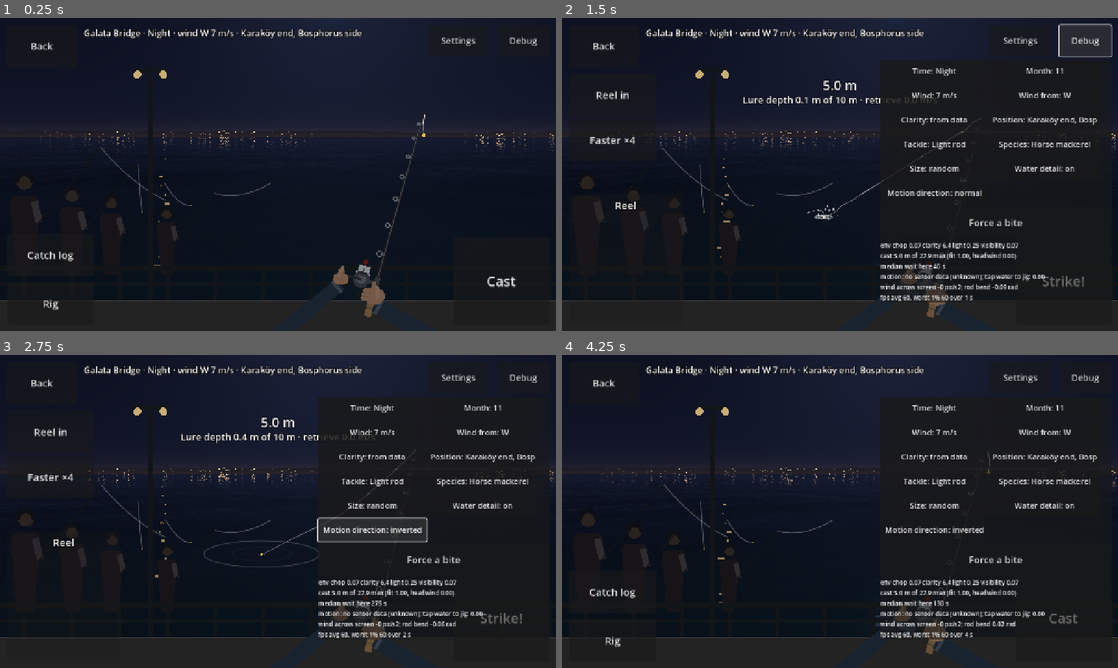
Above: before the commit, frames 1-4 (two rows, left to right).
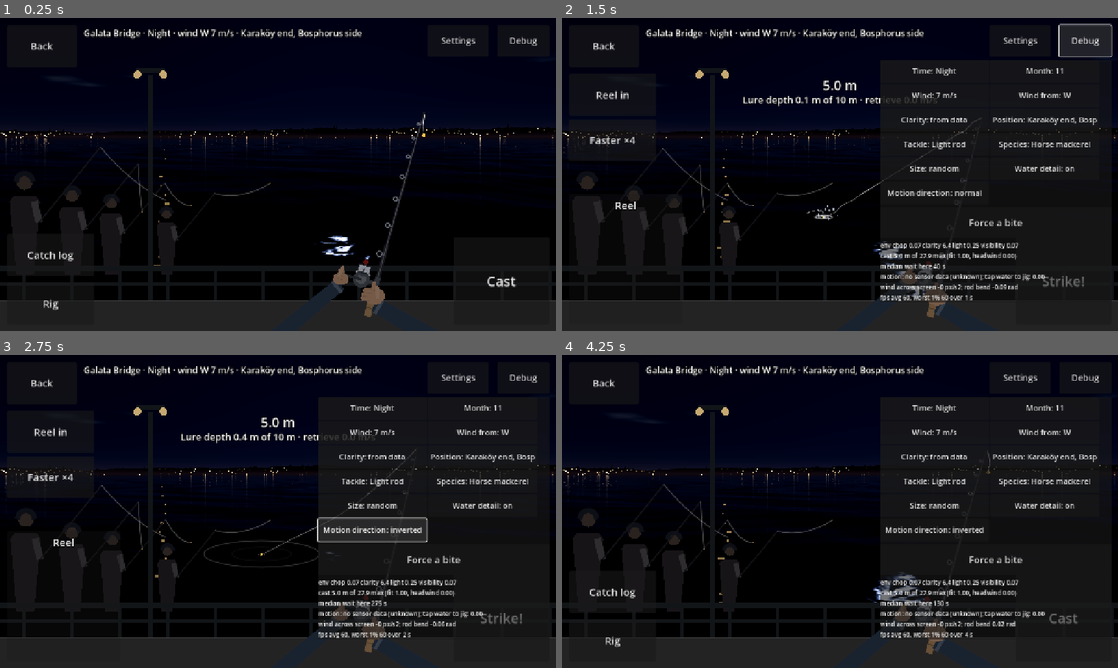
Above: after the commit, the same moments.

Repository: nextlevelcorp/mera
Game: Godot game, scene res://scenes/fishing/fishing_screen.tscn
The game is run twice, just before and just after one commit, with the same random seed, the same clock (stepped at 60 frames per second) and the same inputs. This scene is started directly instead of the project's main scene.
Inputs:
- Up to frame 1 (0.25 s): no input
- Up to frame 2 (1.5 s): click "Cast" at 0.5 s; click "Debug" at 1.25 s
- Up to frame 3 (2.75 s): click "Motion direction: normal" at 2 s
- Up to frame 4 (4.25 s): click "Strike!" at 2.75 s; click "Reel in" at 3.5 s

The runs differ from the first frame. In frame 1, 44% of the frame differs, in the area x 0-100%, y 0-91%; in frame 2, 23%; in frame 3, 23%; in frame 4, 26%.

Commit message:
Move the sea and sky to 3D: Gerstner waves, sky reflections, glitter, foam, HDR and glow
Co-Authored-By: Claude Opus 5.5 <noreply@anthropic.com>
Claude-Session: https://claude.ai/code/session_01HLtjWApGQCFy1cydAc4iD1

Diff:
--- a/game/tests/test_water_prototype.gd
+++ b/game/tests/test_water_prototype.gd
@@ -68,3 +68,42 @@
 	assert_true(far.y < near.y and far.y > 720 * 0.38, "farther water is higher on screen but below the horizon")
 	assert_near(near.y, (0.38 + 2.2 / (10.0 * 0.9)) * 720.0, "same formula as the shader")
 	scene.free()
+
+
+## The 3D sea's camera must put things where the 2D overlay draws them.
+## (Same projection Camera3D builds for a frustum camera that keeps height.)
+func test_3d_camera_matches_the_overlay_projection() -> void:
+	var cam := WaterView.make_camera()
+	for view: Vector2 in [Vector2(1280, 720), Vector2(1560, 720)]:
+		var proj := Projection.create_frustum_aspect(cam.size, view.x / view.y, cam.frustum_offset, cam.near, cam.far)
+		var view_m := Transform3D(Basis(), cam.position).affine_inverse()
+		for p: Vector3 in [Vector3(0, 0, 10), Vector3(3, 0, 25), Vector3(-6, 0.5, 40), Vector3(1, 2.0, 8)]:
+			var want := WaterView.project(Vector2(p.x, p.z), p.y, view)
+			var clip := proj * Vector4(Vector3(view_m * Vector3(p.x, p.y, -p.z)).x, Vector3(view_m * Vector3(p.x, p.y, -p.z)).y, Vector3(view_m * Vector3(p.x, p.y, -p.z)).z, 1.0)
+			var ndc := Vector2(clip.x / clip.w, clip.y / clip.w)
+			var got := Vector2((ndc.x * 0.5 + 0.5) * view.x, (0.5 - ndc.y * 0.5) * view.y)
+			assert_near(got.x, want.x, "x of %s at %s" % [str(p), str(view)], 0.5)
+			assert_near(got.y, want.y, "y of %s at %s" % [str(p), str(view)], 0.5)
+	cam.free()
+
+
+func test_sea_maps_and_grid() -> void:
+	var r := SeaMaps.ripple()
+	var c := SeaMaps.cloud()
+	assert_eq(r.get_width(), 256, "ripple normal map size")
+	assert_true(c.get_image().has_mipmaps(), "cloud map has mipmaps")
+	assert_true(SeaMaps.ripple() == r, "made once and shared")
+	var mesh := SeaMaps.build_grid(20, 10)
+	var aabb := mesh.get_aabb()
+	assert_true(aabb.position.z < -6000.0, "the sea reaches the horizon")
+	assert_true(aabb.end.z > -1.0, "and starts under the angler")
+
+
+func test_water_view_takes_the_conditions() -> void:
+	var w := WaterView.new()
+	w.set_conditions("night", 0.6, 0.3, 0.2)
+	assert_near(float(w.shader_parameter("chop")), 0.6, "chop reaches the sea")
+	assert_near(float(w.shader_parameter("city_lights")), 1.0, "night lights the shore")
+	w.set_detail(false)
+	assert_near(float(w.shader_parameter("detail")), 0.0, "detail can be switched off")
+	w.free()
--- /dev/null
+++ b/game/ui/sea/sea.gdshader
@@ -0,0 +1,128 @@
+shader_type spatial;
+render_mode unshaded, cull_disabled, skip_vertex_transform;
+// The sea as a real surface (owner, 2026-11-15: photorealistic graphics).
+// Gerstner waves move the vertices near the angler (crests sharpen and lean),
+// two scrolling normal maps add the wind ripples, and the colour comes from
+// Fresnel reflection of the same sky the background draws, light scattered
+// through the wave crests, the sun's glitter, whitecaps, wind slicks, the
+// shore lights' broken streaks and haze towards the horizon. Driven by the
+// simulation's chop (0..1), visibility (0..1) and light (0..1).
+
+#include "res://ui/sea/sea_sky.gdshaderinc"
+
+uniform float chop = 0.3;
+uniform float visibility = 0.5;
+uniform vec3 water_deep : source_color = vec3(0.03, 0.2, 0.35);
+uniform vec3 water_shallow : source_color = vec3(0.1, 0.45, 0.55);
+uniform vec2 wind = vec2(0.3, -1.0);
+// 1 adds wind slicks, finer ripples and whitecap texture; the debug menu
+// switches it off to measure its cost on the phone.
+uniform float detail = 1.0;
+uniform sampler2D ripple_tex : hint_normal, filter_linear_mipmap_anisotropic, repeat_enable;
+
+varying vec3 v_world;
+varying vec3 v_normal;
+varying float v_crest;
+
+const float G = 9.81;
+
+void gerstner(vec2 p, vec2 dir, float wavelength, float a, float q, inout vec3 offset, inout vec3 n) {
+	float k = 6.2831853 / wavelength;
+	float w = sqrt(G * k);
+	vec2 d = normalize(dir);
+	float th = k * dot(d, p) - w * TIME;
+	float c = cos(th);
+	float s = sin(th);
+	offset += vec3(q * a * d.x * c, a * s, q * a * d.y * c);
+	n += vec3(-d.x * k * a * c, -q * k * a * s, -d.y * k * a * c);
+}
+
+void vertex() {
+	vec3 p = VERTEX;   // the mesh is built in world metres, at the origin
+	float dist = length(p.xz);
+	float fade = 1.0 - smoothstep(40.0, 220.0, dist);
+	float amp = (0.04 + 0.26 * chop) * fade;
+	float q = 0.35 + 0.45 * chop;
+	vec2 wd = normalize(wind);
+	vec2 side = vec2(-wd.y, wd.x);
+	vec3 offset = vec3(0.0);
+	vec3 n = vec3(0.0, 1.0, 0.0);
+	gerstner(p.xz, wd, 9.0, amp, q, offset, n);
+	gerstner(p.xz, wd + side * 0.45, 5.3, amp * 0.55, q, offset, n);
+	gerstner(p.xz, wd - side * 0.6, 3.1, amp * 0.33, q, offset, n);
+	gerstner(p.xz, wd + side * 1.3, 1.7, amp * 0.18, q * 0.7, offset, n);
+	p += offset;
+	v_world = p;
+	v_normal = n;
+	v_crest = amp > 0.0 ? offset.y / (amp * 2.06) : 0.0;
+	VERTEX = (VIEW_MATRIX * vec4(p, 1.0)).xyz;
+}
+
+vec3 ripples(vec2 p, float strength) {
+	vec2 wd = normalize(wind);
+	vec3 a = texture(ripple_tex, p * 0.11 + wd * TIME * 0.035).rgb * 2.0 - 1.0;
+	vec3 b = texture(ripple_tex, p * vec2(0.29, 0.23) + vec2(-wd.y, wd.x) * TIME * 0.05 + 0.5).rgb * 2.0 - 1.0;
+	// Tangent space (x, y in the texture, z up) to world (x, z on the water, y up).
+	return vec3(a.x + b.x * detail, 0.0, a.y + b.y * detail) * strength;
+}
+
+void fragment() {
+	vec3 cam = CAMERA_POSITION_WORLD;
+	vec3 to_cam = cam - v_world;
+	float dist = length(to_cam.xz);
+	vec3 v = normalize(to_cam);
+	vec2 p = v_world.xz;
+
+	// Wind slicks: long smooth patches where films damp the ripples.
+	float slick = 0.0;
+	if (detail > 0.5) {
+		slick = smoothstep(0.55, 0.75, texture(cloud_tex, p * vec2(0.0045, 0.0016) + TIME * 0.0012).r) * (1.0 - 0.7 * chop);
+	}
+	float ripple = (0.16 + 0.34 * chop) * (1.0 - 0.8 * slick) / (1.0 + dist * 0.012);
+	vec3 n = normalize(normalize(v_normal) + ripples(p, ripple));
+
+	float ndv = max(dot(n, v), 0.0);
+	float fresnel = 0.02 + 0.98 * pow(1.0 - ndv, 5.0);
+	vec3 r = reflect(-v, n);
+	r.y = abs(r.y);
+	// Grazing reflections would pick the thin far shore up as dark dashes
+	// (aliasing on a phone screen); lift them above it. The shore lights get
+	// their own streaks below.
+	vec3 refl = sky_radiance(normalize(vec3(r.x, max(r.y, 0.045), r.z)));
+
+	// The water body: darker looking down into it, clearer water a little brighter.
+	vec3 body = mix(water_shallow, water_deep, smoothstep(0.15, 0.6, ndv)) * (0.35 + 0.65 * light) * (0.75 + 0.5 * visibility);
+	// Light through the crests: thin water lit from behind when facing the sun.
+	vec3 sun = normalize(sun_dir);
+	vec2 sun_h = normalize(sun.xz + vec2(1e-4));
+	float back = pow(max(dot(normalize(-v.xz + vec2(1e-4)), sun_h), 0.0), 3.0) * (1.0 - sun.y);
+	body += water_shallow * sun_color * clamp(v_crest, 0.0, 1.0) * back * 0.9 * light;
+
+	vec3 col = mix(body, refl, fresnel);
+
+	// Sun glitter: a sharp highlight and a broad sheen on the facets.
+	float rs = max(dot(r, sun), 0.0);
+	col += sun_color * sun_power * (pow(rs, 2400.0) * 70.0 + pow(rs, 500.0) * 1.3) * step(0.0, sun.y);
+
+	// Whitecaps on the crests when it blows, broken up by texture.
+	float crest = v_crest + (texture(cloud_tex, p * 0.21 + TIME * 0.01).r - 0.5) * 0.7;
+	float foam = smoothstep(0.55, 0.9, crest) * smoothstep(0.35, 1.0, chop);
+	if (detail > 0.5) {
+		foam *= smoothstep(0.3, 0.6, texture(cloud_tex, p * 0.9).r);
+	}
+	col = mix(col, vec3(0.92, 0.95, 1.0) * (0.2 + 0.8 * light), foam * 0.8);
+
+	// Shore lights reflected as long vertical streaks broken by the waves.
+	float night = smoothstep(0.4, 1.0, city_lights);
+	if (night > 0.0) {
+		vec3 rr = normalize(vec3(r.x + n.x * 0.04, max(abs(r.y) * 0.15, 0.0005), r.z));
+		float streak = far_shore(rr).y * smoothstep(30.0, 140.0, dist);
+		float broken = smoothstep(0.4, 0.7, texture(cloud_tex, vec2(p.x * 0.6, p.y * 0.05) + TIME * 0.02).r);
+		col += vec3(1.0, 0.75, 0.45) * streak * broken * night * 2.5;
+	}
+
+	// Air between the angler and far water.
+	vec3 haze = sky_radiance(normalize(vec3(-v.x, 0.004, -v.z)));
+	col = mix(col, haze, 1.0 - exp(-dist * 0.0011));
+	ALBEDO = col;
+}
--- /dev/null
+++ b/game/ui/sea/sea_maps.gd
@@ -0,0 +1,63 @@
+class_name SeaMaps
+extends RefCounted
+## Textures for the 3D sea and sky, made in code (no image assets): a tileable
+## ripple normal map and a tileable cloud and noise map. Seeded, so every run
+## draws the same sea. Made once and shared.
+
+static var _ripple: ImageTexture
+static var _cloud: ImageTexture
+
+
+static func ripple() -> ImageTexture:
+	if _ripple == null:
+		var noise := FastNoiseLite.new()
+		noise.seed = 11
+		noise.noise_type = FastNoiseLite.TYPE_SIMPLEX_SMOOTH
+		noise.frequency = 0.045
+		noise.fractal_type = FastNoiseLite.FRACTAL_FBM
+		noise.fractal_octaves = 3
+		var img := noise.get_seamless_image(256, 256)
+		img.convert(Image.FORMAT_RGBA8)
+		img.bump_map_to_normal_map(3.0)
+		img.generate_mipmaps()
+		_ripple = ImageTexture.create_from_image(img)
+	return _ripple
+
+
+static func cloud() -> ImageTexture:
+	if _cloud == null:
+		var noise := FastNoiseLite.new()
+		noise.seed = 23
+		noise.noise_type = FastNoiseLite.TYPE_PERLIN
+		noise.frequency = 0.012
+		noise.fractal_type = FastNoiseLite.FRACTAL_FBM
+		noise.fractal_octaves = 5
+		var img := noise.get_seamless_image(256, 256)
+		img.convert(Image.FORMAT_L8)
+		img.generate_mipmaps()
+		_cloud = ImageTexture.create_from_image(img)
+	return _cloud
+
+
+## The sea surface: rows spaced geometrically from under the angler to the
+## horizon, each row as wide as the view at that distance plus a margin, so
+## vertices are dense where waves are seen and sparse far away.
+static func build_grid(rows: int = 150, cols: int = 90, near_m: float = 0.5, far_m: float = 7000.0) -> ArrayMesh:
+	var st := SurfaceTool.new()
+	st.begin(Mesh.PRIMITIVE_TRIANGLES)
+	for r in rows:
+		var z := near_m * pow(far_m / near_m, float(r) / float(rows - 1))
+		var half := 1.5 * z + 12.0
+		for c in cols:
+			var x := lerpf(-half, half, float(c) / float(cols - 1))
+			st.add_vertex(Vector3(x, 0.0, -z))
+	for r in rows - 1:
+		for c in cols - 1:
+			var i := r * cols + c
+			st.add_index(i)
+			st.add_index(i + cols)
+			st.add_index(i + 1)
+			st.add_index(i + 1)
+			st.add_index(i + cols)
+			st.add_index(i + cols + 1)
+	return st.commit()
--- /dev/null
+++ b/game/ui/sea/sky.gdshader
@@ -0,0 +1,15 @@
+shader_type sky;
+// Sky of the 3D sea (sea_sky.gdshaderinc). Static: no TIME, so the sky is
+// not redrawn into reflections every frame on a phone.
+
+#include "res://ui/sea/sea_sky.gdshaderinc"
+
+void sky() {
+	vec3 d = EYEDIR;
+	if (d.y < 0.0) {
+		// Below the horizon only far water shows, where the sea mesh ends.
+		COLOR = sky_horizon * 0.55;
+	} else {
+		COLOR = sky_radiance(d);
+	}
+}
--- a/game/ui/water_view.gd
+++ b/game/ui/water_view.gd
@@ -1,74 +1,136 @@
 class_name WaterView
 extends Control
-## The realistic water (water_realistic.gdshader) as a reusable full-rect
-## control, driven by the simulation's chop, visibility and light, plus the
-## camera used to place things on it. The water prototype keeps its own copy
-## (to be merged later).
+## The sea and sky in 3D (owner, 2026-11-15: option A, photorealistic in
+## Godot): a Gerstner-wave sea mesh (ui/sea/sea.gdshader), a static sky
+## (ui/sea/sky.gdshader), HDR tonemapping and glow, and a camera that
+## reproduces project() exactly, so the 2D overlay (rod, line, rail, rings)
+## stays in place on the water. Driven by the simulation's chop, visibility
+## and light. The water prototype keeps the old 2D shader.
 
-const SHADER := preload("res://scenes/water_prototype/water_realistic.gdshader")
+const SEA_SHADER := preload("res://ui/sea/sea.gdshader")
+const SKY_SHADER := preload("res://ui/sea/sky.gdshader")
+const CAM_NEAR := 0.05
 const HORIZON := 0.38
 const CAM_HEIGHT := 2.2
 const FOV := 0.9
 const PALETTES := {
 	"dawn": [Color(0.25, 0.32, 0.5), Color(0.95, 0.65, 0.5), Color(0.07, 0.16, 0.25), Color(0.16, 0.33, 0.4)],
-	"day": [Color(0.25, 0.5, 0.85), Color(0.7, 0.85, 0.95), Color(0.03, 0.2, 0.35), Color(0.1, 0.45, 0.55)],
+	"day": [Color(0.25, 0.5, 0.85), Color(0.7, 0.85, 0.95), Color(0.02, 0.12, 0.2), Color(0.05, 0.26, 0.33)],
 	"evening": [Color(0.2, 0.2, 0.42), Color(0.98, 0.55, 0.3), Color(0.06, 0.12, 0.22), Color(0.2, 0.28, 0.35)],
 	"night": [Color(0.02, 0.03, 0.08), Color(0.08, 0.1, 0.18), Color(0.01, 0.03, 0.06), Color(0.03, 0.07, 0.1)],
 }
+## Sun (moon at night) direction in world space (x right, y up, -z away),
+## colour, and how bright its disc and glitter are.
 const SUNS := {
-	"dawn": [Vector3(0.3, 0.12, 1.0), Color(1.0, 0.72, 0.5)],
-	"day": [Vector3(0.2, 0.75, 0.6), Color(1.0, 0.96, 0.88)],
-	"evening": [Vector3(-0.25, 0.10, 1.0), Color(1.0, 0.55, 0.3)],
-	"night": [Vector3(0.15, 0.45, 0.9), Color(0.35, 0.4, 0.55)],
+	"dawn": [Vector3(0.3, 0.12, -1.0), Color(1.0, 0.72, 0.5), 1.0],
+	"day": [Vector3(0.2, 0.75, -0.6), Color(1.0, 0.96, 0.88), 1.0],
+	"evening": [Vector3(-0.25, 0.10, -1.0), Color(1.0, 0.55, 0.3), 1.0],
+	"night": [Vector3(0.15, 0.45, -0.9), Color(0.35, 0.4, 0.55), 0.06],
 }
+## Tonemap exposure per slot (design fill, tuned by eye on screenshots).
+const EXPOSURE := {"dawn": 1.0, "day": 0.95, "evening": 1.0, "night": 1.2}
 
 ## Far-shore lights by time of slot (generic city lights, design fill).
 const CITY_LIGHTS := {"dawn": 0.3, "day": 0.0, "evening": 0.35, "night": 1.0}
 
-var _material: ShaderMaterial
 var detail := true
+var camera: Camera3D
+var _sea: ShaderMaterial
+var _sky: ShaderMaterial
+var _env: Environment
+var _sun: DirectionalLight3D
 
 
 func _init() -> void:
 	set_anchors_preset(Control.PRESET_FULL_RECT)
 	mouse_filter = Control.MOUSE_FILTER_IGNORE
-	_material = ShaderMaterial.new()
-	_material.shader = SHADER
-	_material.set_shader_parameter("horizon", HORIZON)
-	var rect := ColorRect.new()
-	rect.set_anchors_preset(Control.PRESET_FULL_RECT)
-	rect.mouse_filter = Control.MOUSE_FILTER_IGNORE
-	rect.material = _material
-	add_child(rect)
-	resized.connect(_update_aspect)
+	var root := Node3D.new()
+	root.name = "Sea3D"
+	add_child(root)
+	_sky = ShaderMaterial.new()
+	_sky.shader = SKY_SHADER
+	_sea = ShaderMaterial.new()
+	_sea.shader = SEA_SHADER
+	for m: ShaderMaterial in [_sky, _sea]:
+		m.set_shader_parameter("cloud_tex", SeaMaps.cloud())
+	_sea.set_shader_parameter("ripple_tex", SeaMaps.ripple())
+	var sky := Sky.new()
+	sky.sky_material = _sky
+	sky.radiance_size = Sky.RADIANCE_SIZE_32
+	sky.process_mode = Sky.PROCESS_MODE_QUALITY
+	_env = Environment.new()
+	_env.background_mode = Environment.BG_SKY
+	_env.sky = sky
+	_env.ambient_light_source = Environment.AMBIENT_SOURCE_SKY
+	_env.tonemap_mode = Environment.TONE_MAPPER_ACES
+	_env.tonemap_white = 6.0
+	_env.glow_enabled = true
+	_env.glow_intensity = 0.7
+	_env.glow_bloom = 0.0
+	_env.glow_hdr_threshold = 1.2
+	_env.glow_blend_mode = Environment.GLOW_BLEND_MODE_SOFTLIGHT
+	var world_env := WorldEnvironment.new()
+	world_env.environment = _env
+	root.add_child(world_env)
+	_sun = DirectionalLight3D.new()
+	root.add_child(_sun)
+	var mesh := MeshInstance3D.new()
+	mesh.mesh = SeaMaps.build_grid()
+	mesh.material_override = _sea
+	mesh.extra_cull_margin = 16.0
+	mesh.cast_shadow = GeometryInstance3D.SHADOW_CASTING_SETTING_OFF
+	root.add_child(mesh)
+	camera = make_camera()
+	root.add_child(camera)
+
+
+## A camera that sees exactly what project() computes: at CAM_HEIGHT, looking
+## level along -z, with the frustum shifted so the horizon sits at HORIZON.
+static func make_camera() -> Camera3D:
+	var cam := Camera3D.new()
+	cam.position = Vector3(0.0, CAM_HEIGHT, 0.0)
+	cam.near = CAM_NEAR
+	cam.far = 9000.0
+	cam.keep_aspect = Camera3D.KEEP_HEIGHT
+	cam.set_frustum(CAM_NEAR * FOV, Vector2(0.0, -(0.5 - HORIZON) * CAM_NEAR * FOV), CAM_NEAR, 9000.0)
+	cam.current = true
+	return cam
 
 
 func set_conditions(slot: String, chop: float, visibility: float, light: float) -> void:
 	var palette: Array = PALETTES[slot]
 	var sun: Array = SUNS[slot]
-	_material.set_shader_parameter("chop", chop)
-	_material.set_shader_parameter("cloud_cover", 0.25 + 0.45 * chop)
-	_material.set_shader_parameter("visibility", visibility)
-	_material.set_shader_parameter("light", light)
-	_material.set_shader_parameter("sky_top", palette[0])
-	_material.set_shader_parameter("sky_horizon", palette[1])
-	_material.set_shader_parameter("water_deep", palette[2])
-	_material.set_shader_parameter("water_shallow", palette[3])
-	_material.set_shader_parameter("sun_dir", (sun[0] as Vector3).normalized())
-	_material.set_shader_parameter("sun_color", sun[1])
-	_material.set_shader_parameter("city_lights", CITY_LIGHTS[slot])
-	_material.set_shader_parameter("detail", 1.0 if detail else 0.0)
-	_update_aspect()
+	var sun_dir := (sun[0] as Vector3).normalized()
+	for m: ShaderMaterial in [_sky, _sea]:
+		m.set_shader_parameter("sky_top", palette[0])
+		m.set_shader_parameter("sky_horizon", palette[1])
+		m.set_shader_parameter("sun_dir", sun_dir)
+		m.set_shader_parameter("sun_color", sun[1])
+		m.set_shader_parameter("sun_power", sun[2])
+		m.set_shader_parameter("cloud_cover", 0.25 + 0.45 * chop)
+		m.set_shader_parameter("light", light)
+		m.set_shader_parameter("city_lights", CITY_LIGHTS[slot])
+	_sea.set_shader_parameter("chop", chop)
+	_sea.set_shader_parameter("visibility", visibility)
+	_sea.set_shader_parameter("water_deep", palette[2])
+	_sea.set_shader_parameter("water_shallow", palette[3])
+	_sea.set_shader_parameter("detail", 1.0 if detail else 0.0)
+	_env.tonemap_exposure = EXPOSURE[slot]
+	_sun.light_color = sun[1]
+	_sun.light_energy = 0.3 + 0.9 * light
+	if sun_dir.y > 0.0:
+		_sun.look_at_from_position(Vector3.ZERO, -sun_dir, Vector3.UP if absf(sun_dir.x) + absf(sun_dir.z) > 0.01 else Vector3.FORWARD)
 
 
 ## Debug menu: switch the extra water detail off and on to measure its cost.
 func set_detail(on: bool) -> void:
 	detail = on
-	_material.set_shader_parameter("detail", 1.0 if on else 0.0)
+	_sea.set_shader_parameter("detail", 1.0 if on else 0.0)
+	_env.glow_enabled = on
 
 
-func _update_aspect() -> void:
-	_material.set_shader_parameter("aspect", size.x / maxf(size.y, 1.0))
+func shader_parameter(name_id: String) -> Variant:
+	return _sea.get_shader_parameter(name_id)
 
 
 ## Screen position of a point on the water (x metres to the right, z metres
Not shown, added: game/ui/sea/sea.gdshader.uid
Not shown, added: game/ui/sea/sea_maps.gd.uid
Not shown, added: game/ui/sea/sea_sky.gdshaderinc
Not shown, added: game/ui/sea/sea_sky.gdshaderinc.uid
Not shown, added: game/ui/sea/sky.gdshader.uid
Not shown, changed: docs/architecture.md
Not shown, changed: docs/changelog.md
Not shown, changed: docs/project_status.md
Not shown, changed: docs/reference_docs.md
